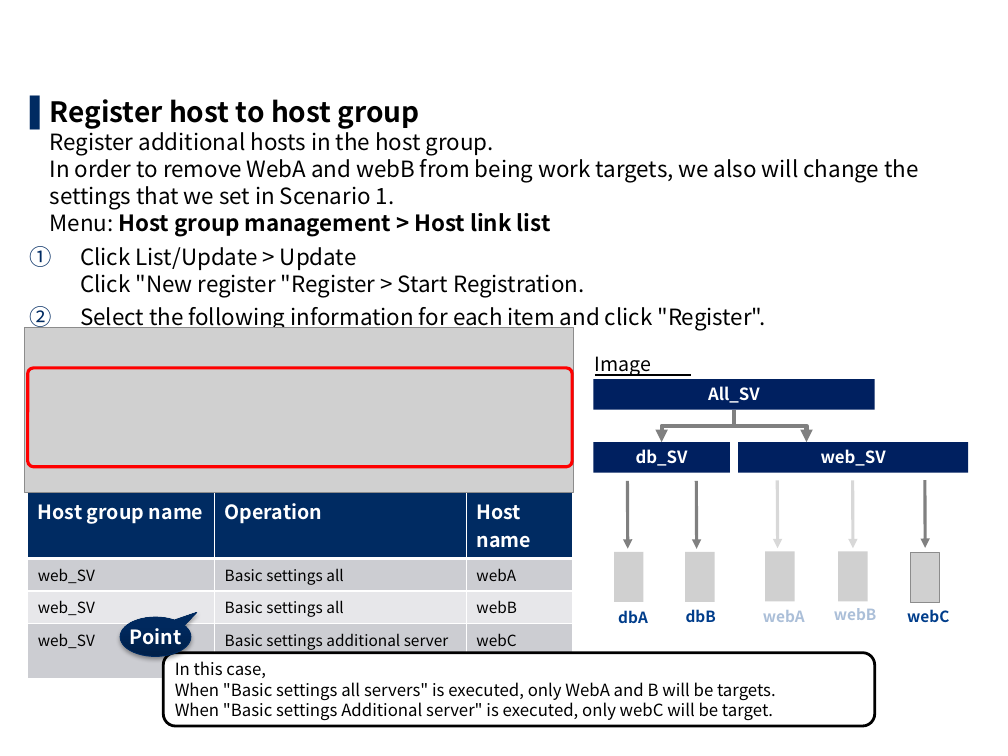
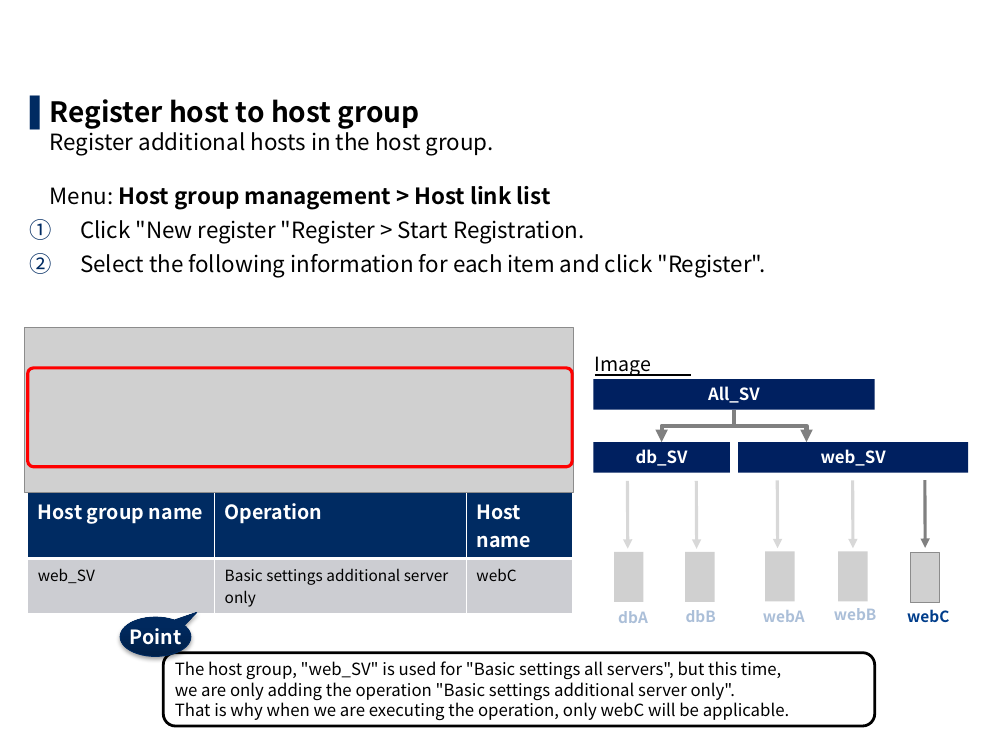
Before and after one commit to exastro-suite/it-automation-docs, a slide deck: slide 37 of asset/Learn/ITA-hg-ps_practice_en.pptx (slide 38 before the commit). Drawn at 1008x756 pixels with LibreOffice and Linux fonts; fonts in the diff are those of the drawing; grey boxes stand for pictures; background and template pictures are left out. Boxes give left, top, right and bottom in pixels: in the first picture for what was removed or moved away, otherwise in the second. Text is boxed around its words. In the diff, an @@ line names an element or a change of style, - is before the commit and + after.

```diff
--- a/asset/Learn/ITA-hg-ps_practice_en.pptx
+++ b/asset/Learn/ITA-hg-ps_practice_en.pptx
@@ text at box(50, 99, 584, 243): text changed @@
-▌ Register host to host group
-  Register additional hosts in the host group.
-  In order to remove WebA and webB from being work targets, we also will change the settings that we set in Scenario 1.
-  Menu: Host group management > Host link list
-1. Click List/Update > Update
-   Click "New register "Register > Start Registration.
+▌ Register host to host group
+  Register additional hosts in the host group.
+  Menu: Host group management > Host link list
+1. Click "New register "Register > Start Registration.
@@ table at box(28, 491, 573, 611) @@
-row 2: web_SV | Basic settings all | webA
-row 3: web_SV | Basic settings all | webB
@@ text "dbA" at box(618, 611, 648, 623): text colour #003D8B to #003D8B at 32% opacity @@
@@ text "dbB" at box(686, 610, 716, 622): text colour #003D8B to #003D8B at 32% opacity @@
@@ text in rounded rectangle at box(175, 661, 790, 721): text changed @@
-In this case,
-When "Basic settings all servers" is executed, only WebA and B will be targets.
-When "Basic settings Additional server" is executed, only webC will be target.
+The host group, "web_SV" is used for "Basic settings all servers", but this time,
+we are only adding the operation "Basic settings additional server only".
+That is why when we are executing the operation, only webC will be applicable.
```
Also in this commit, not shown: 29 other slides changed, 2 slides added, 3 slides removed, 5 other files.
